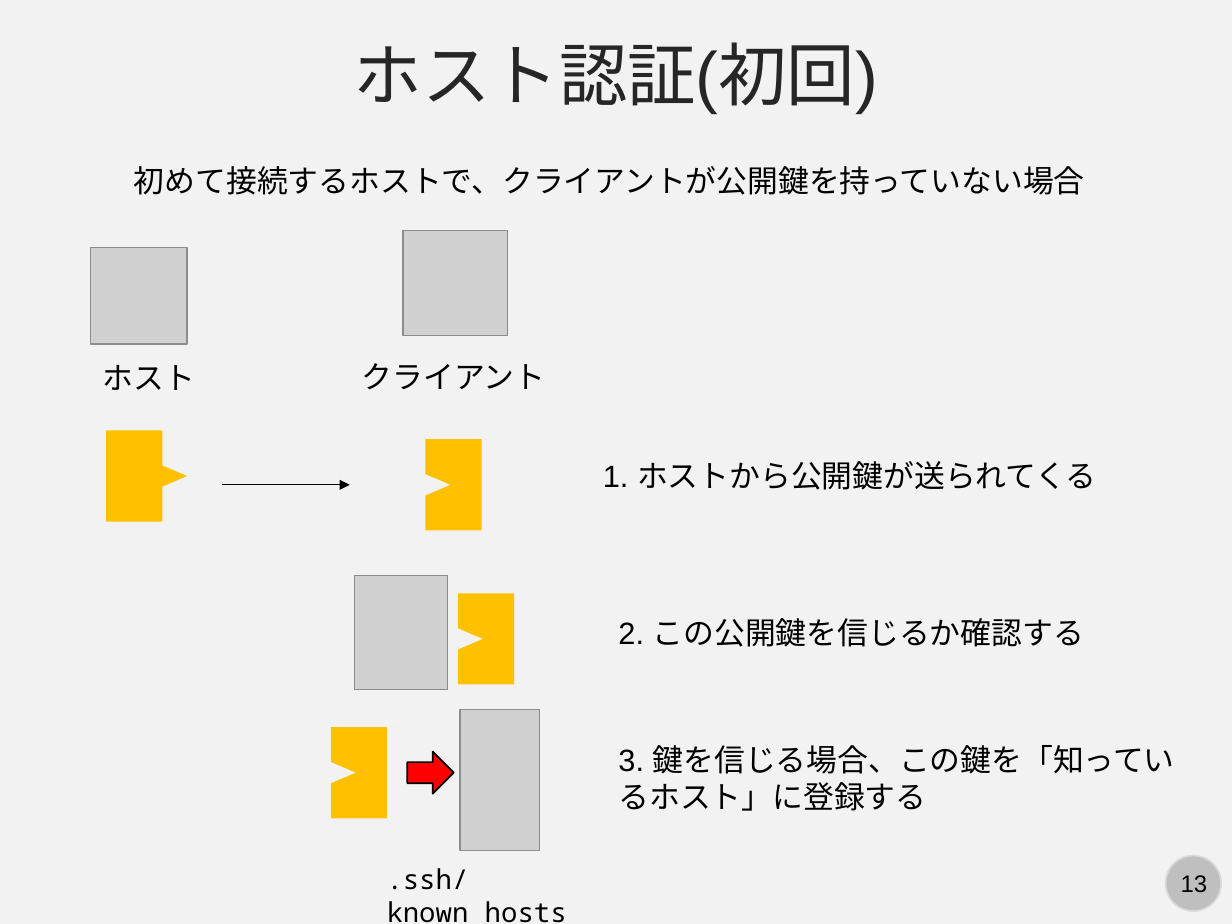
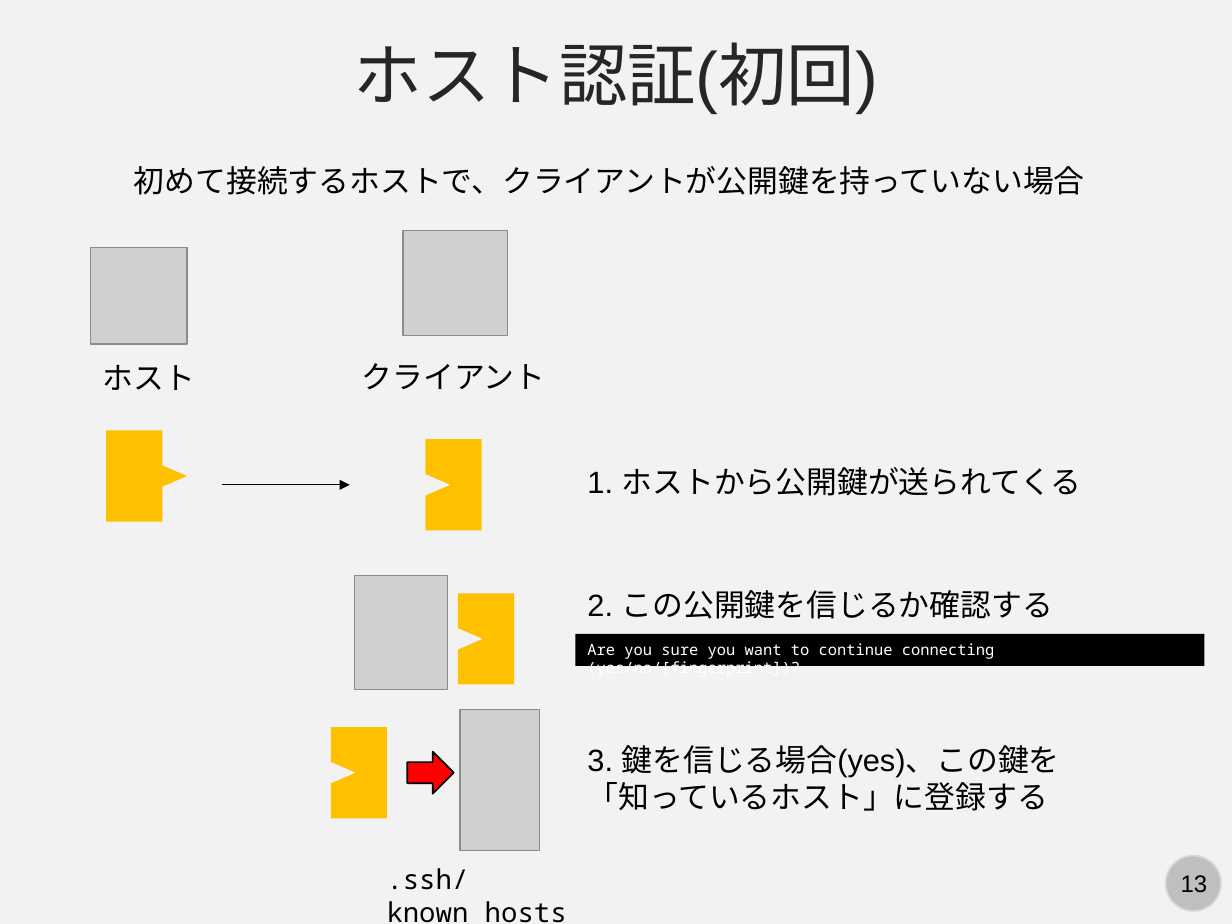
Before and after one commit to kaityo256/lab_startup, a slide deck: slide 13 of ssh/ssh.pptx. Drawn at 1232x924 pixels with LibreOffice and Linux fonts; fonts in the diff are those of the drawing; grey boxes stand for pictures. Boxes give left, top, right and bottom in pixels: in the first picture for what was removed or moved away, otherwise in the second. Text is boxed around its words. In the diff, an @@ line names an element or a change of style, - is before the commit and + after.

```diff
--- a/ssh/ssh.pptx
+++ b/ssh/ssh.pptx
@@ text "1. ホストから公開鍵が送られてくる": place and size @@
-text "1. ホストから公開鍵が送られてくる" at [603, 461, 1097, 490]
+text "1. ホストから公開鍵が送られてくる" at [587, 467, 1082, 496]
@@ text "2. この公開鍵を信じるか確認する": place and size @@
-text "2. この公開鍵を信じるか確認する" at [618, 618, 1084, 647]
+text "2. この公開鍵を信じるか確認する" at [587, 590, 1053, 619]
@@ rectangle added at [575, 634, 1205, 667], fill #000000, 9 pt, text #FFFFFF @@
+Are you sure you want to continue connecting (yes/no/[fingerprint])?
@@ text at [587, 745, 1060, 811]: text changed @@
-3. 鍵を信じる場合、この鍵を「知っているホスト」に登録する
+3. 鍵を信じる場合(yes)、この鍵を「知っているホスト」に登録する
```
Also in this commit, not shown: 3 other slides changed, 2 other files.
